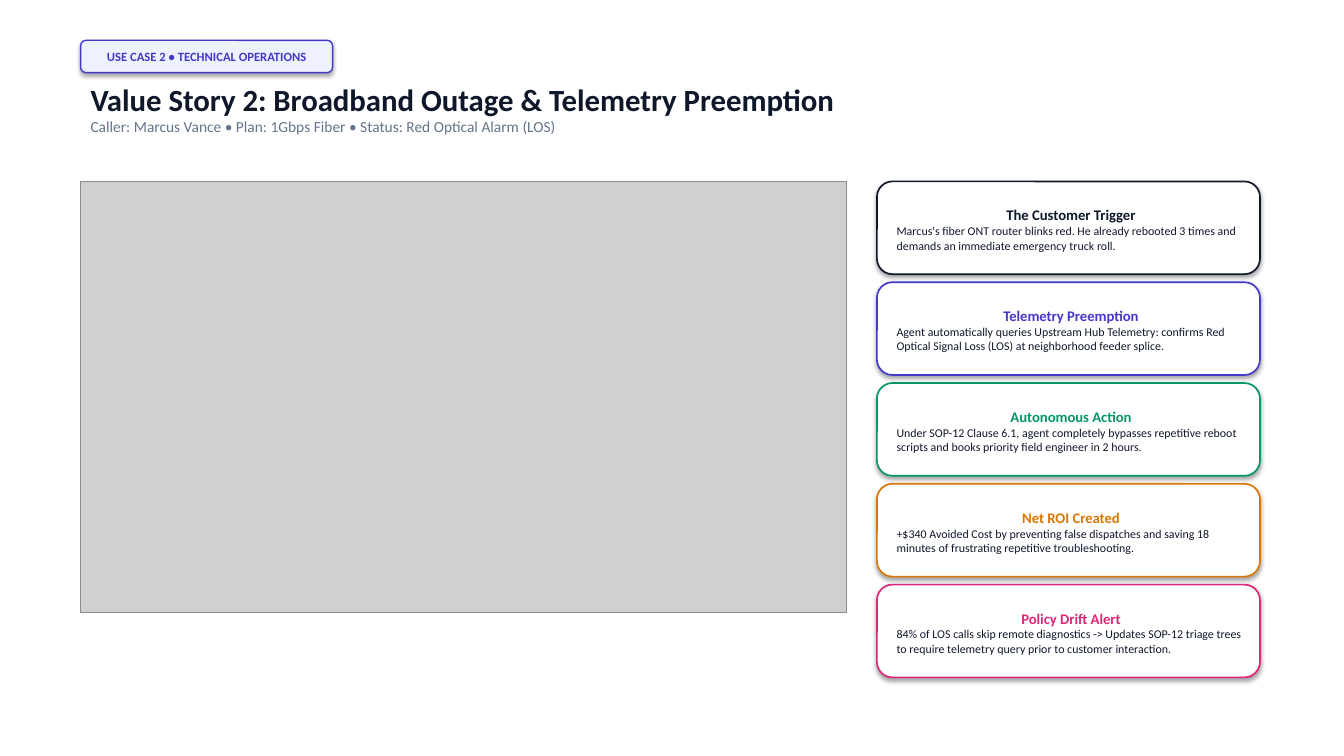
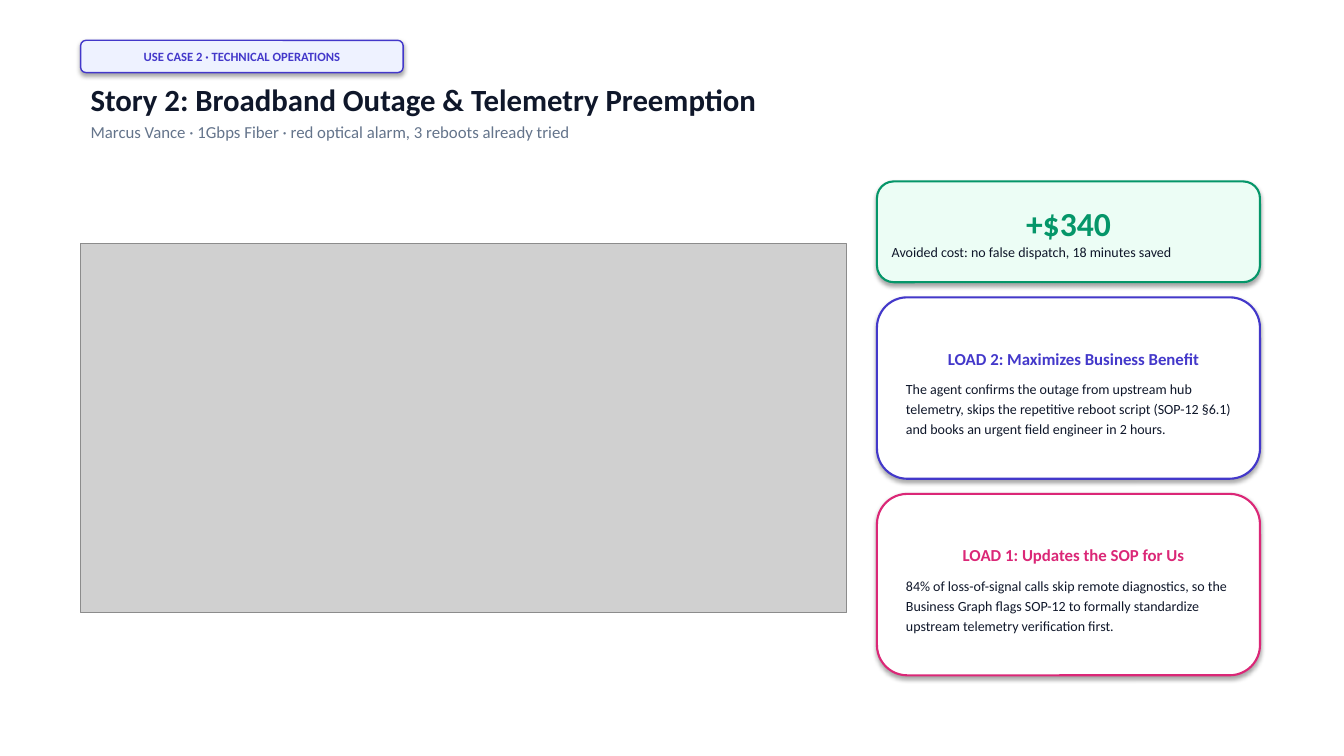
Before and after one commit to cosmosanalytics/uat-copilot-local, a slide deck: slide 6 of Call_Center_AI_Voice_Agents_Presentation.pptx. Drawn at 1344x756 pixels with LibreOffice and Linux fonts; fonts in the diff are those of the drawing; grey boxes stand for pictures. Boxes give left, top, right and bottom in pixels: in the first picture for what was removed or moved away, otherwise in the second. Text is boxed around its words. In the diff, an @@ line names an element or a change of style, - is before the commit and + after.

Commit message:
feat: put only graph screenshots in ppt and deck without stretching

```diff
--- a/Call_Center_AI_Voice_Agents_Presentation.pptx
+++ b/Call_Center_AI_Voice_Agents_Presentation.pptx
@@ rounded rectangle "USE CASE 2 · TECHNICAL ...": place and size @@
-rounded rectangle "USE CASE 2 · TECHNICAL ..." at bbox=[81, 40, 333, 73]
+rounded rectangle "USE CASE 2 · TECHNICAL ..." at bbox=[81, 40, 403, 73]
@@ text in rounded rectangle at bbox=[144, 52, 341, 61]: text changed @@
-USE CASE 2 • TECHNICAL OPERATIONS
+USE CASE 2 · TECHNICAL OPERATIONS
@@ text at bbox=[91, 89, 756, 141]: text changed; size 11 to 12 pt @@
-Value Story 2: Broadband Outage & Telemetry Preemption
-Caller: Marcus Vance • Plan: 1Gbps Fiber • Status: Red Optical Alarm (LOS)
+Story 2: Broadband Outage & Telemetry Preemption
+Marcus Vance · 1Gbps Fiber · red optical alarm, 3 reboots already tried
@@ rounded rectangle "+$340": place and size @@
-rounded rectangle "+$340" at bbox=[877, 181, 1260, 274]
+rounded rectangle "+$340" at bbox=[877, 181, 1260, 282]
@@ rounded rectangle "+$340" at bbox=[877, 181, 1260, 282]: fill #FFFFFF to #ECFDF5; outline #0F172A 1.2 pt to #059669 1.5 pt @@
@@ text in rounded rectangle at bbox=[892, 214, 1171, 260]: text changed; size 8.5 to 10 pt @@
-The Customer Trigger
-Marcus's fiber ONT router blinks red. He already rebooted 3 times and demands an immediate emergency truck roll.
++$340
+Avoided cost: no false dispatch, 18 minutes saved
@@ picture: place and size @@
-picture at bbox=[81, 181, 847, 613]
+picture at bbox=[81, 244, 847, 613]
@@ rounded rectangle "LOAD 2: Maximizes Business Benefit": place and size @@
-rounded rectangle "LOAD 2: Maximizes Business Benefit" at bbox=[877, 282, 1260, 375]
+rounded rectangle "LOAD 2: Maximizes Business Benefit" at bbox=[877, 297, 1260, 479]
@@ rounded rectangle "LOAD 2: Maximizes Business Benefit" at bbox=[877, 297, 1260, 479]: outline #4338CA 1.2 pt to #4338CA 1.5 pt @@
@@ text in rounded rectangle at bbox=[906, 353, 1231, 437]: text changed; size 8.5 to 10 pt @@
-Telemetry Preemption
-Agent automatically queries Upstream Hub Telemetry: confirms Red Optical Signal Loss (LOS) at neighborhood feeder splice.
+LOAD 2: Maximizes Business Benefit
+The agent confirms the outage from upstream hub telemetry, skips the repetitive reboot script (SOP-12 §6.1) and books an urgent field engineer in 2 hours.
@@ rounded rectangle removed at bbox=[877, 383, 1260, 476] @@
-Autonomous Action
-Under SOP-12 Clause 6.1, agent completely bypasses repetitive reboot scripts and books priority field engineer in 2 hours.
@@ rounded rectangle "LOAD 1: Updates the SOP ...": place and size @@
-rounded rectangle "LOAD 1: Updates the SOP ..." at bbox=[877, 585, 1260, 678]
+rounded rectangle "LOAD 1: Updates the SOP ..." at bbox=[877, 494, 1260, 676]
@@ rounded rectangle "LOAD 1: Updates the SOP ..." at bbox=[877, 494, 1260, 676]: outline #DB2777 1.2 pt to #DB2777 1.5 pt @@
@@ rounded rectangle removed at bbox=[877, 484, 1260, 577] @@
-Net ROI Created
-+$340 Avoided Cost by preventing false dispatches and saving 18 minutes of frustrating repetitive troubleshooting.
@@ text in rounded rectangle at bbox=[906, 549, 1227, 634]: text changed; size 8.5 to 10 pt @@
-Policy Drift Alert
-84% of LOS calls skip remote diagnostics -> Updates SOP-12 triage trees to require telemetry query prior to customer interaction.
+LOAD 1: Updates the SOP for Us
+84% of loss-of-signal calls skip remote diagnostics, so the Business Graph flags SOP-12 to formally standardize upstream telemetry verification first.
```
Also in this commit, not shown: 5 other slides changed, 3 slides added, 3 slides removed, 8 other files.
